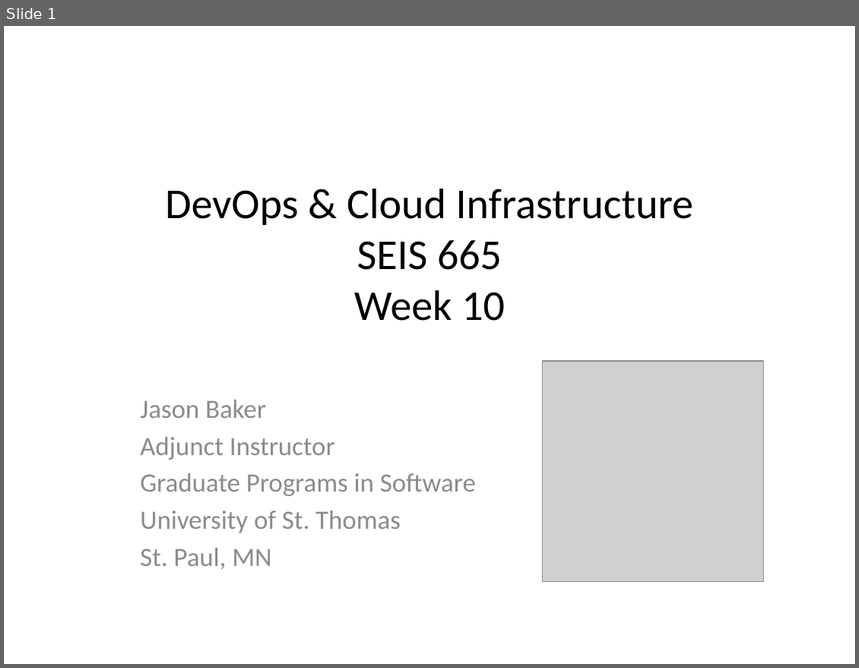
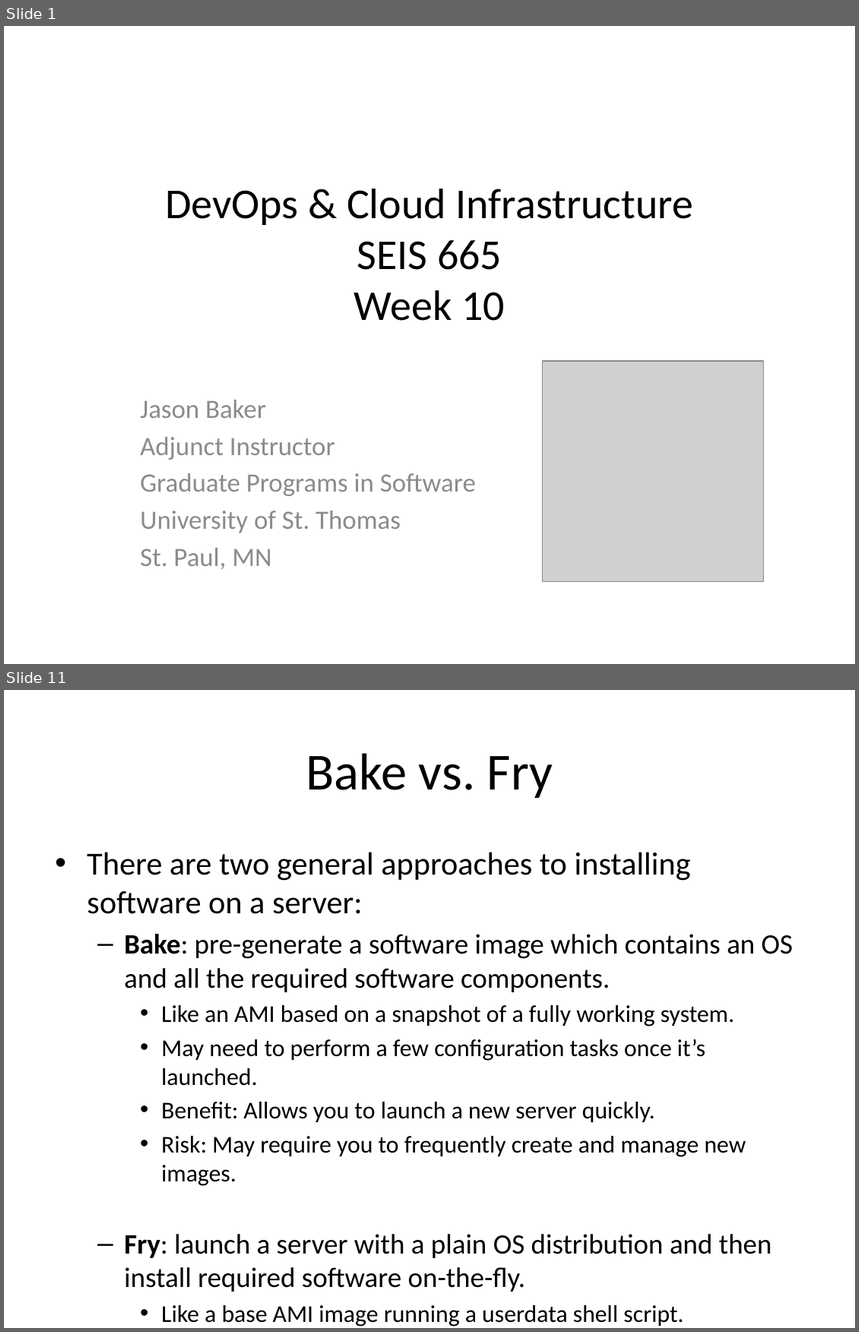
Before and after one commit to jasondbaker/infrastructure-class, a slide deck: lectures/infrastructure-week-10.pptx. Shown one above the other, each under a label of ours: slide 1 before the commit, slides 1 and 11 after it; the slides between them are not shown. The pictures are 859x668 and 859x1332 pixels, drawn with LibreOffice and Linux fonts; fonts in the diff are those of the drawing; grey boxes stand for pictures. Boxes give left, top, right and bottom in pixels: in the first picture for what was removed or moved away, otherwise in the second. Text is boxed around its words. In the diff, an @@ line names an element or a change of style, - is before the commit and + after.

```diff
--- a/lectures/infrastructure-week-10.pptx
+++ b/lectures/infrastructure-week-10.pptx
@@ slide 11 added at (4,690,855,1328), background #FFFFFF @@
@@ title added at (306,753,553,798), 44 pt, text #000000 @@
+Bake vs. Fry
@@ text added at (87,852,793,1327), 20.4 pt, text #000000 @@
+• There are two general approaches to installing software on a server:
+  – Bake: pre-generate a software image which contains an OS and all the required software components.
+    • Like an AMI based on a snapshot of a fully working system.
+    • May need to perform a few configuration tasks once it’s launched.
+    • Benefit: Allows you to launch a new server quickly.
+    • Risk: May require you to frequently create and manage new images.
+  – Fry: launch a server with a plain OS distribution and then install required software on-the-fly.
+    • Like a base AMI image running a userdata shell script.
+    • Benefit: No need to manage images.
+    • Risk: New instances may take a long time to deploy.
```
Also in this commit, not shown: 1 slide changed, 10 other slides added, 1 other file.
